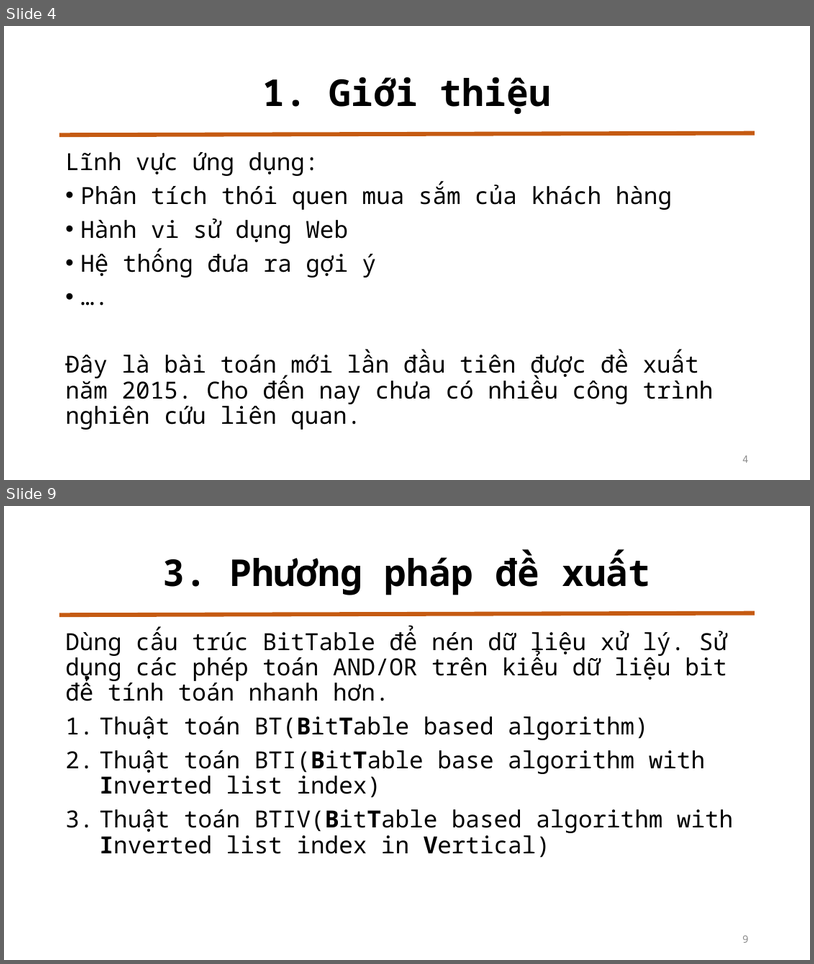
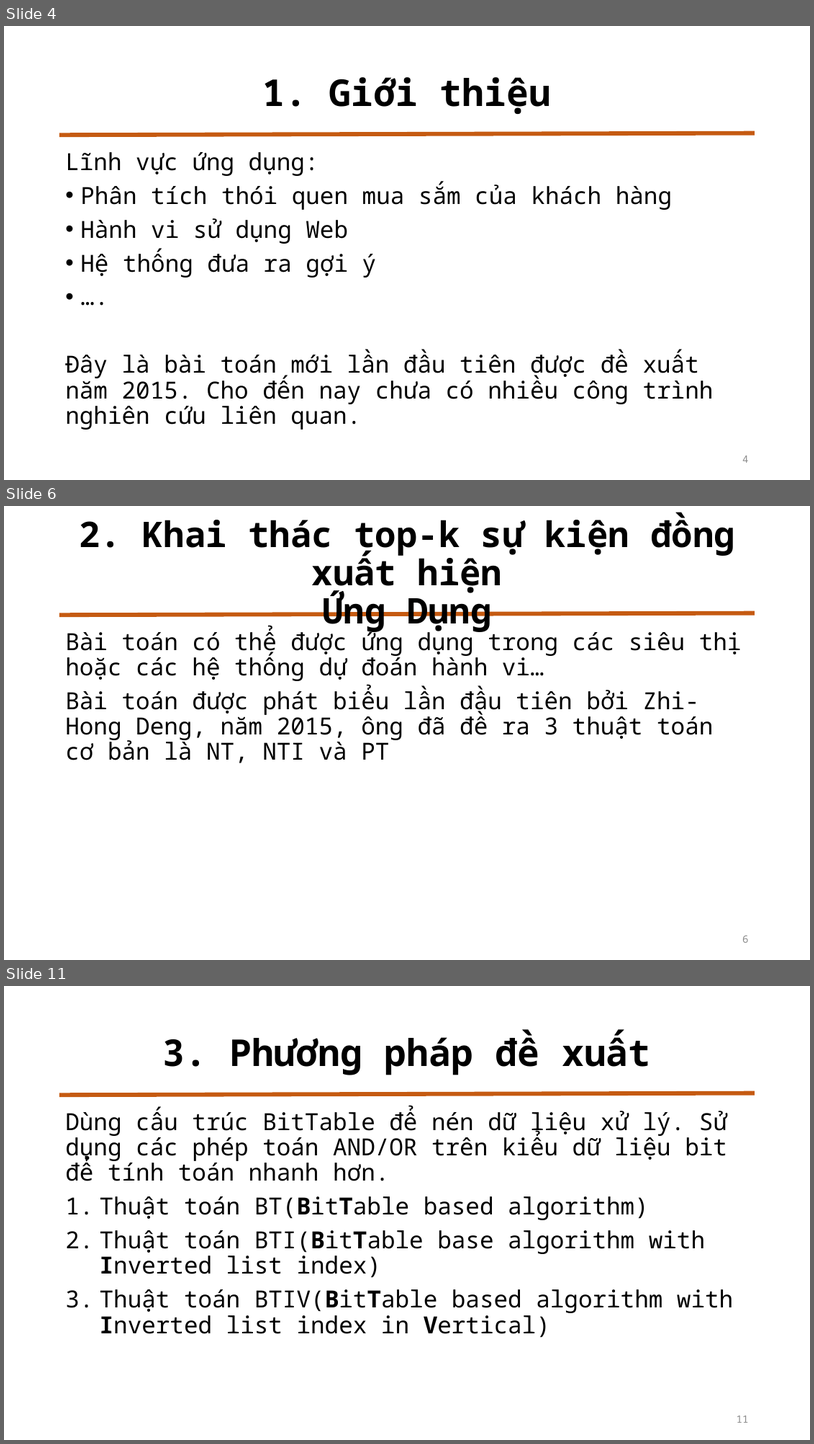
Before and after one commit to duychinhnguyenvn/Mining-Top-K-Co-Occurrence-Items, a slide deck: Slide Bao Cao.pptx. Shown one above the other, each under a label of ours: slides 4 and 9 before the commit, slides 4, 6 and 11 after it; the slides between them are not shown. The pictures are 814x964 and 814x1444 pixels, drawn with LibreOffice and Linux fonts; fonts in the diff are those of the drawing. Boxes give left, top, right and bottom in pixels: in the first picture for what was removed or moved away, otherwise in the second. Text is boxed around its words. In the diff, an @@ line names an element or a change of style, - is before the commit and + after.

```diff
--- a/Slide Bao Cao.pptx
+++ b/Slide Bao Cao.pptx
@@ slide 6 added at box(4, 506, 810, 960), background #FFFFFF; not listed: 1 template element that a slide beside it also shows @@
@@ title added at box(79, 514, 736, 633), 42 pt, text #000000, bold @@
+2. Khai thác top-k sự kiện đồng xuất hiện
+Ứng Dụng
@@ text added at box(65, 628, 742, 763), 28 pt, text #000000 @@
+Bài toán có thể được ứng dụng trong các siêu thị hoặc các hệ thống dự đoán hành vi…
+Bài toán được phát biểu lần đầu tiên bởi Zhi-Hong Deng, năm 2015, ông đã đề ra 3 thuật toán cơ bản là NT, NTI và PT
@@ page number added at box(743, 935, 748, 942), 12 pt, text #8C8C8C @@
+6
@@ what was slide 9 is now slide 11 @@
@@ page number at box(737, 1415, 749, 1422): text changed @@
-9
+11
```
Also in this commit, not shown: 10 slides changed, 12 other slides added.
